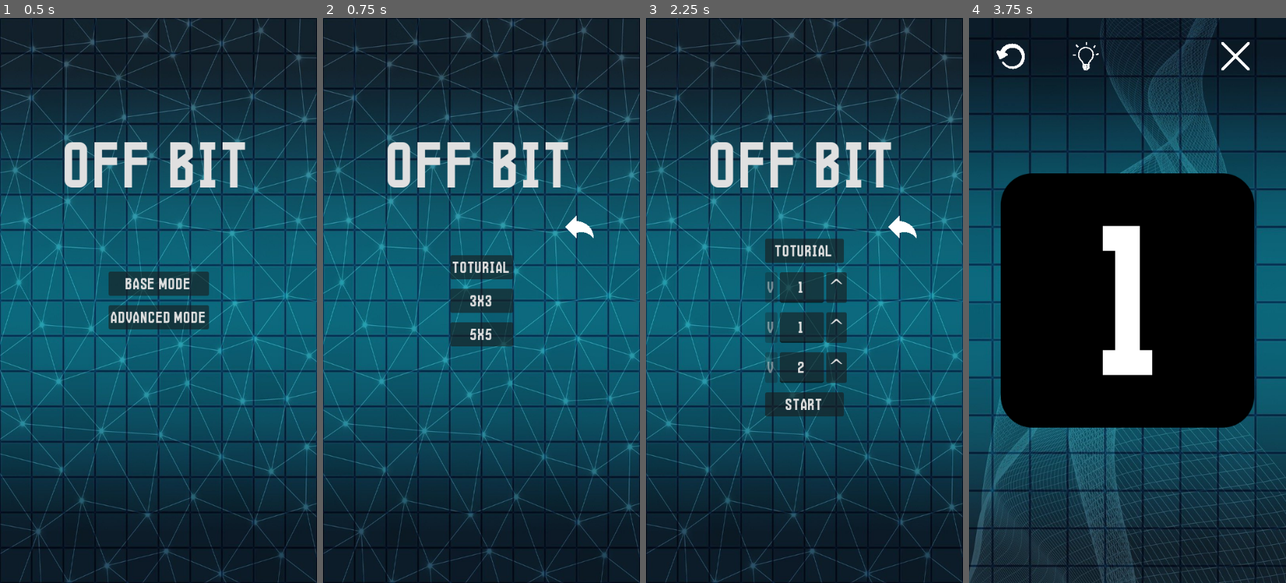
Above: before the commit, frames 1-4 (left to right).
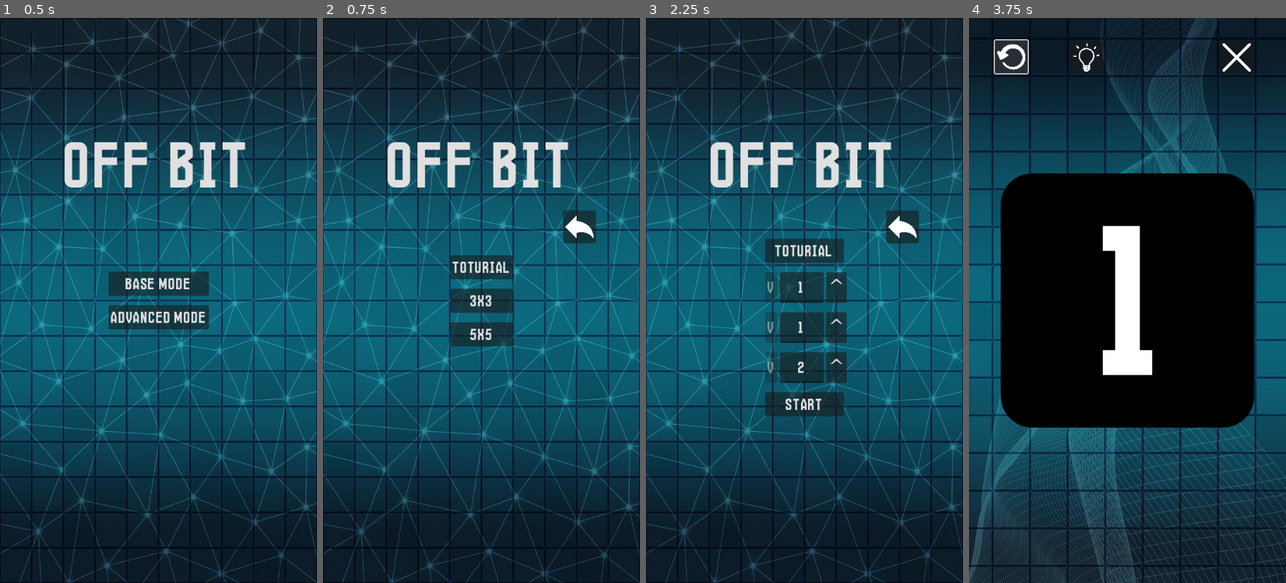
Above: after the commit, the same moments.

Repository: SytonK/off-bit
Game: Godot game, scene res://scenes/UI/menus/main menu/main_menu.tscn
Two runs of this game, one before a commit and one after it. Both use one fixed random seed, a clock stepped at 60 frames per second and the inputs below.
Inputs (mouse positions are in pixels of both pictures, inside the frame that each line leads up to):
- Up to frame 1 (0.5 s): no input
- Up to frame 2 (0.75 s): click "Base mode" at 0.5 s
- Up to frame 3 (2.25 s): click (902, 227) at 1.25 s; click "Advanced Mode" at 2 s
- Up to frame 4 (3.75 s): click "Start" at 2.75 s; click (1010, 57) at 3.5 s

Frame 1 is identical in both runs. In frame 2, 0.4% of the frame differs, in the area x 75-87%, y 34-40%; in frame 3, 0.4%; in frame 4, 0.8%, in the area x 7-89%, y 3-10%.

Commit message:
ref/redo buttons

Diff:
--- a/scenes/UI/hint/hint.tscn
+++ b/scenes/UI/hint/hint.tscn
@@ -1,16 +1,14 @@
-[gd_scene load_steps=4 format=3 uid="uid://d3hmeoeneou1r"]
+[gd_scene load_steps=3 format=3 uid="uid://d3hmeoeneou1r"]
 
-[ext_resource type="Texture2D" uid="uid://21iu8hlod0r3" path="res://assets/icons/hint-on-icon.png" id="1_g61vf"]
-[ext_resource type="Texture2D" uid="uid://bni1djyyegyxv" path="res://assets/icons/hint-off-icon.png" id="1_ktd3n"]
+[ext_resource type="Texture2D" uid="uid://bni1djyyegyxv" path="res://assets/icons/hint-icon.png" id="1_ktd3n"]
 [ext_resource type="Script" uid="uid://d2ygatcfq4i21" path="res://scripts/hint/hint.gd" id="1_q8gel"]
 
-[node name="Hint" type="TextureButton"]
-offset_right = 44.0
-offset_bottom = 24.0
+[node name="Hint" type="Button"]
+offset_right = 48.0
+offset_bottom = 48.0
 scale = Vector2(0.1, 0.1)
 toggle_mode = true
-texture_normal = ExtResource("1_ktd3n")
-texture_pressed = ExtResource("1_g61vf")
+icon = ExtResource("1_ktd3n")
 script = ExtResource("1_q8gel")
 
 [connection signal="toggled" from="." to="." method="_on_toggled"]
--- a/scenes/UI/menus/main menu/main_menu.tscn
+++ b/scenes/UI/menus/main menu/main_menu.tscn
@@ -81,7 +81,7 @@
 offset_top = -105.0
 offset_bottom = 197.0
 
-[node name="BackButton" type="TextureButton" parent="."]
+[node name="BackButton" type="Button" parent="."]
 visible = false
 anchors_preset = 8
 anchor_left = 0.5
@@ -94,9 +94,7 @@
 offset_bottom = -101.0
 grow_horizontal = 2
 grow_vertical = 2
-texture_normal = ExtResource("5_25xyw")
-texture_pressed = ExtResource("5_25xyw")
-texture_hover = ExtResource("5_25xyw")
+icon = ExtResource("5_25xyw")
 
 [connection signal="pressed" from="MenuSwapper/ModeSelector/BaseModeButton" to="." method="_on_base_mode_button_pressed"]
 [connection signal="pressed" from="MenuSwapper/ModeSelector/AdvancedModeButton" to="." method="_on_advanced_mode_button_pressed"]
--- a/scenes/UI/undo/undo.tscn
+++ b/scenes/UI/undo/undo.tscn
@@ -3,13 +3,11 @@
 [ext_resource type="Texture2D" uid="uid://ca0k8ohoo3wku" path="res://assets/icons/undo-icon.png" id="1_1oujp"]
 [ext_resource type="Script" uid="uid://qdrw30pmdtd0" path="res://scripts/UI/menus/undo/undo.gd" id="1_bafuy"]
 
-[node name="Undo" type="TextureButton"]
+[node name="Undo" type="Button"]
 offset_right = 59.0
-offset_bottom = 41.0
+offset_bottom = 48.0
 scale = Vector2(0.1, 0.1)
-texture_normal = ExtResource("1_1oujp")
-texture_pressed = ExtResource("1_1oujp")
-texture_hover = ExtResource("1_1oujp")
+icon = ExtResource("1_1oujp")
 script = ExtResource("1_bafuy")
 
 [connection signal="pressed" from="." to="." method="_on_pressed"]
--- a/scenes/game/game.tscn
+++ b/scenes/game/game.tscn
@@ -19,31 +19,29 @@
 [node name="CanvasLayer" type="CanvasLayer" parent="."]
 
 [node name="Undo" parent="CanvasLayer" instance=ExtResource("3_0sr1o")]
-offset_left = 47.0
-offset_top = 41.0
-offset_right = 95.0
-offset_bottom = 89.0
+offset_left = 44.0
+offset_top = 38.0
+offset_right = 100.0
+offset_bottom = 94.0
 scale = Vector2(1, 1)
 
 [node name="Hint" parent="CanvasLayer" instance=ExtResource("3_kelw5")]
-offset_left = 175.0
-offset_top = 41.0
-offset_right = 223.0
-offset_bottom = 89.0
+offset_left = 172.0
+offset_top = 39.0
+offset_right = 228.0
+offset_bottom = 95.0
 scale = Vector2(1, 1)
 
-[node name="QuitMenuButton" type="TextureButton" parent="CanvasLayer"]
+[node name="QuitMenuButton" type="Button" parent="CanvasLayer"]
 anchors_preset = 1
 anchor_left = 1.0
 anchor_right = 1.0
-offset_left = -110.0
-offset_top = 41.0
-offset_right = -62.0
-offset_bottom = 89.0
+offset_left = -112.0
+offset_top = 39.0
+offset_right = -56.0
+offset_bottom = 95.0
 grow_horizontal = 0
-texture_normal = ExtResource("5_bdhmt")
-texture_pressed = ExtResource("5_bdhmt")
-texture_hover = ExtResource("5_bdhmt")
+icon = ExtResource("5_bdhmt")
 
 [node name="WinMenu" parent="." instance=ExtResource("2_7h61r")]
 visible = false
--- a/scripts/UI/menus/main menu/main_menu.gd
+++ b/scripts/UI/menus/main menu/main_menu.gd
@@ -1,6 +1,6 @@
 extends CanvasLayer
 
-@onready var back_button: TextureButton = $BackButton
+@onready var back_button: Button = $BackButton
 @onready var mode_selector: VBoxContainer = $MenuSwapper/ModeSelector
 @onready var base_mode_menu: VBoxContainer = $MenuSwapper/BaseModeMenu
 @onready var advanced_mode_menu: Control = $MenuSwapper/AdvancedModeMenu
--- a/scripts/UI/menus/undo/undo.gd
+++ b/scripts/UI/menus/undo/undo.gd
@@ -1,4 +1,4 @@
-class_name Undo extends TextureButton
+class_name Undo extends Button
 
 @export var grid: Grid: set = _set_grid
 
--- a/scripts/hint/hint.gd
+++ b/scripts/hint/hint.gd
@@ -1,4 +1,4 @@
-class_name Hint extends TextureButton
+class_name Hint extends Button
 
 const HINT_COLOR = Color(0.5, 1, 0.5)
 
Renamed: assets/icons/hint-off-icon.png -> assets/icons/hint-icon.png
Not shown, changed: assets/icons/hint-icon.png.import
Binary file removed: assets/icons/hint-on-icon.png
Not shown, removed: assets/icons/hint-on-icon.png.import
